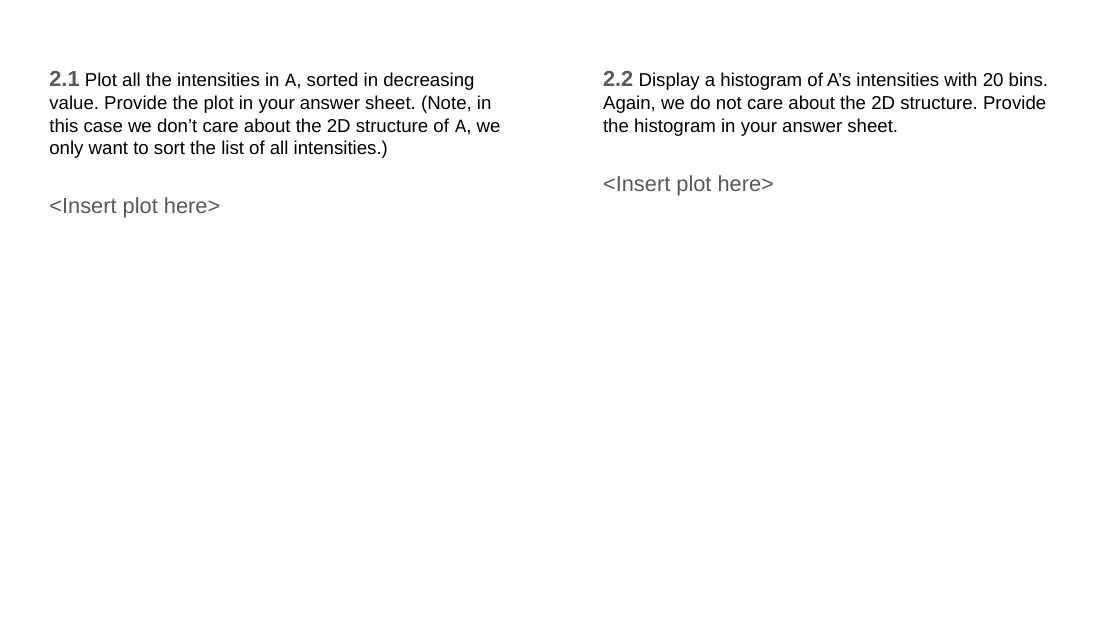
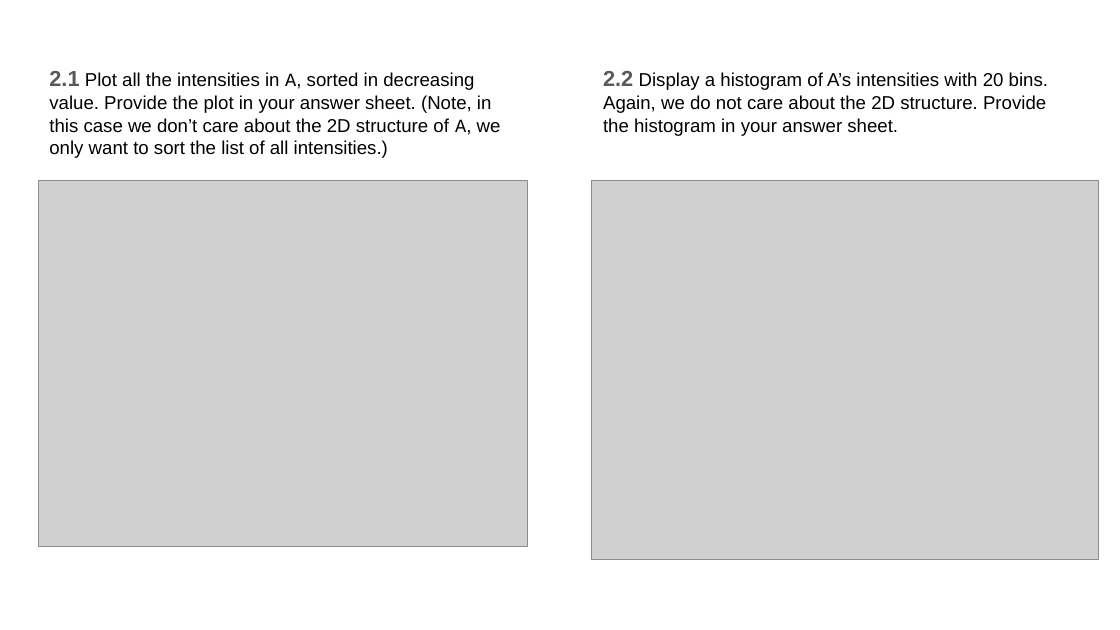
Before and after one commit to yunqingjia/cs4476, a slide deck: slide 5 of PS1/Yunqing_Jia.pptx. Drawn at 1120x630 pixels with LibreOffice and Linux fonts; fonts in the diff are those of the drawing; grey boxes stand for pictures. Boxes give left, top, right and bottom in pixels: in the first picture for what was removed or moved away, otherwise in the second. Text is boxed around its words. In the diff, an @@ line names an element or a change of style, - is before the commit and + after.

```diff
--- a/PS1/Yunqing_Jia.pptx
+++ b/PS1/Yunqing_Jia.pptx
@@ text at (603, 175, 774, 196): paragraph removed @@
-<Insert plot here>
@@ picture added at (38, 180, 528, 547) @@
@@ text at (49, 197, 220, 218): paragraph removed @@
-<Insert plot here>
@@ picture added at (591, 180, 1098, 559) @@
```
Also in this commit, not shown: 4 other files.
